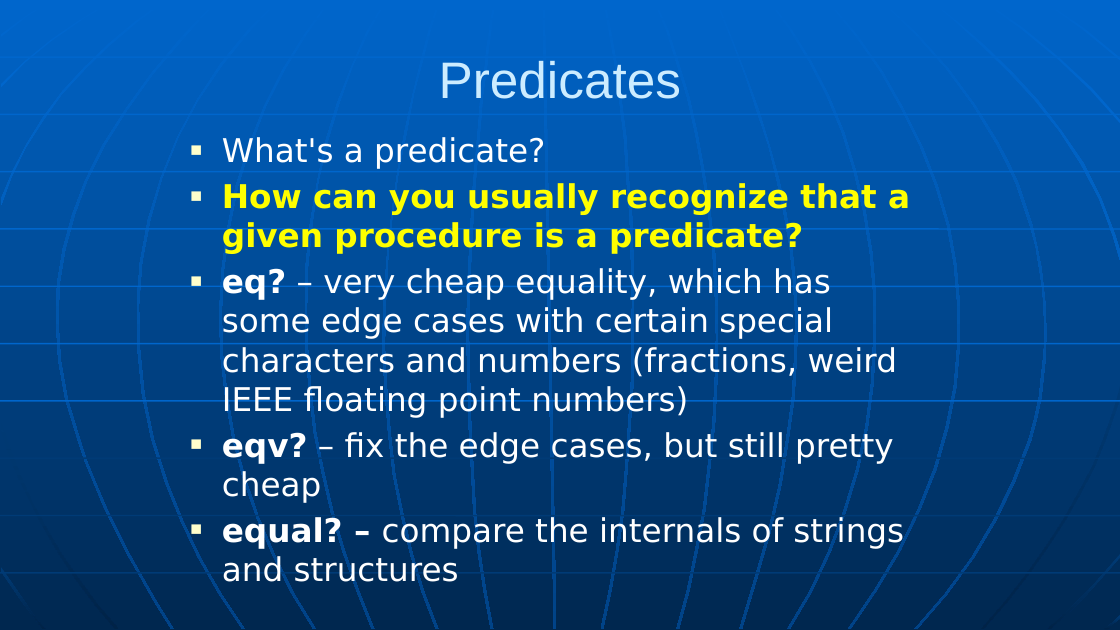
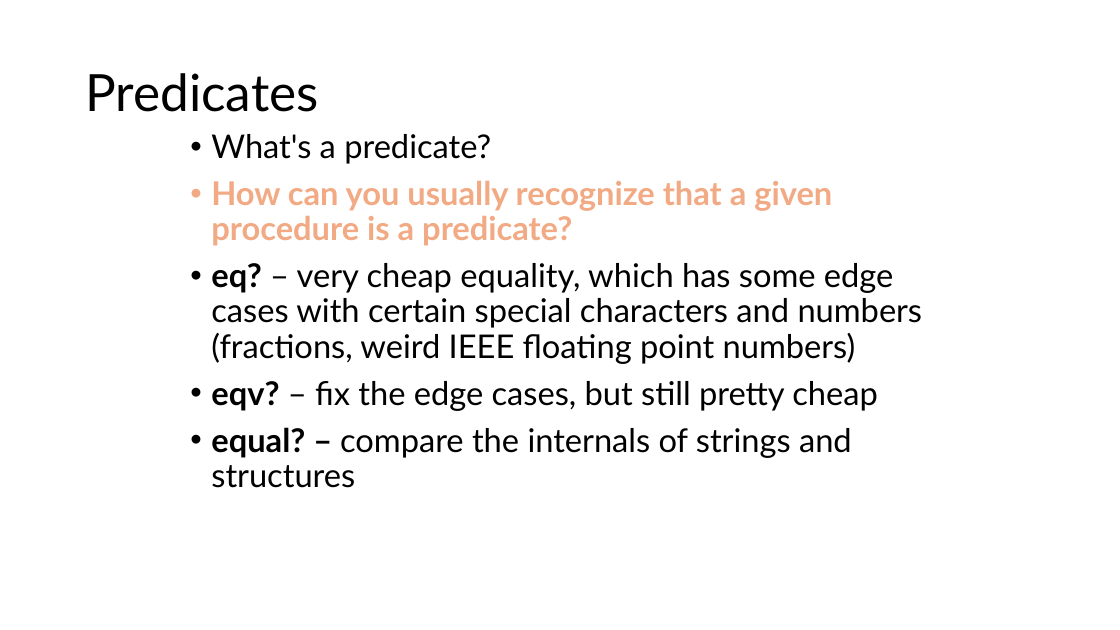
Before and after one commit to RHIT-CSSE/csse304, a slide deck: slide 3 of ClassMaterials/CourseIntro/CWA-intro.pptx (slide 9 before the commit). Drawn at 1120x630 pixels with LibreOffice and Linux fonts; fonts in the diff are those of the drawing. Boxes give left, top, right and bottom in pixels: in the first picture for what was removed or moved away, otherwise in the second. Text is boxed around its words. In the diff, an @@ line names an element or a change of style, - is before the commit and + after.

```diff
--- a/ClassMaterials/CourseIntro/CWA-intro.pptx
+++ b/ClassMaterials/CourseIntro/CWA-intro.pptx
@@ background gradient #0066CC to #004488 to #FFFFFF @@
@@ title "Predicates" moved from (x1=439, y1=61, x2=681, y2=99) to (x1=85, y1=73, x2=318, y2=112) @@
@@ title "Predicates" at (x1=85, y1=73, x2=318, y2=112): font Arial to Lato, text colour #CCECFF to #000000; alignment centre to left; line spacing 1 to 0.9 @@
@@ text "What's a predicate?" at (x1=211, y1=134, x2=923, y2=488): font DejaVu Sans to Lato; text colour #FFFFFF to #000000 in "What's a predicate?", "eq? – very cheap equality, which has ...", "eqv? – fix the edge cases, but ...", "equal? – compare the internals of strings ..."; text colour #FFFF00 to #F2AA84 in "How can you usually recognize that a ..."; bullet ■ to •; line spacing 1 to 0.9; more space between paragraphs @@
@@ group removed at (x1=0, y1=0, x2=1120, y2=630): 24 freeform shapes, 10 lines @@
```
Also in this commit, not shown: 7 other slides changed, 6 slides removed, 2 other files.
